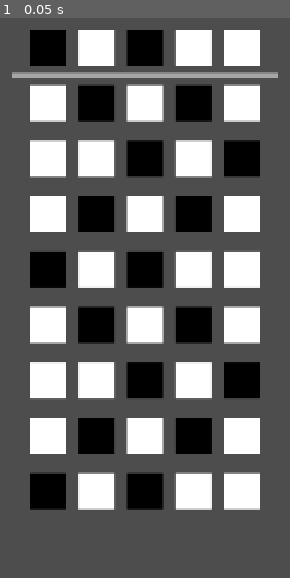
Above: before the commit, frame 1.
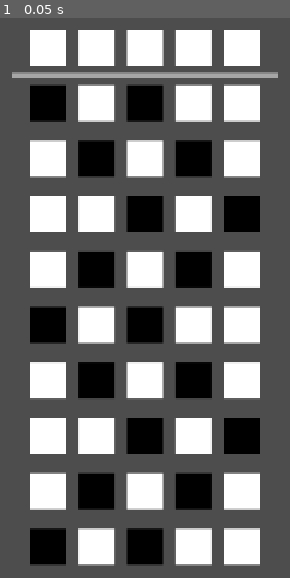
Above: after the commit, the same moment.

Repository: s53809/ArmyGodotProject
Game: Godot game, scene res://main.tscn
Same seed, same stepped clock (60 frames per second), same inputs: the game is played once before the commit and once after it.
Inputs:
- Up to frame 1 (0.05 s): no input

The runs differ from the first frame. In frame 1, 34% of the frame differs, in the area x 10-90%, y 2-98%.

Commit message:
09/02: 키뷰어를 만들었어요

Diff:
--- /dev/null
+++ b/GodotProject/godotpracticeproject/KeyViewer.gd
@@ -0,0 +1,29 @@
+extends Node2D
+
+var _childs: Array
+
+func _ready():
+	for i in range(5):
+		_childs.append(get_child(i))
+
+func _process(delta: float):
+	CheckInput()
+
+func CheckInput():
+	if Input.is_action_just_pressed("finger_1"): ColorChange(0, true)
+	if Input.is_action_just_pressed("finger_2"): ColorChange(1, true)
+	if Input.is_action_just_pressed("finger_3"): ColorChange(2, true)
+	if Input.is_action_just_pressed("finger_4"): ColorChange(3, true)
+	if Input.is_action_just_pressed("finger_5"): ColorChange(4, true)
+
+	if Input.is_action_just_released("finger_1"): ColorChange(0, false)
+	if Input.is_action_just_released("finger_2"): ColorChange(1, false)
+	if Input.is_action_just_released("finger_3"): ColorChange(2, false)
+	if Input.is_action_just_released("finger_4"): ColorChange(3, false)
+	if Input.is_action_just_released("finger_5"): ColorChange(4, false)
+
+func ColorChange(index: int, isKeyPressed: bool):
+	var c: Color
+	if isKeyPressed: c = Color(0, 0, 0)
+	else: c = Color(1, 1, 1)
+	_childs[index].self_modulate = c
--- a/GodotProject/godotpracticeproject/Scripts/MainGame.gd
+++ b/GodotProject/godotpracticeproject/Scripts/MainGame.gd
@@ -37,6 +37,7 @@
 # ---------- MainGameFunc ---------
 func ClearEvent():
 	if !_isStarted: return
+	_curStep = 0 #이건 임시로 해둔 것
 	emit_signal("Clear")
 	_isStarted = false
 
--- a/GodotProject/godotpracticeproject/main.tscn
+++ b/GodotProject/godotpracticeproject/main.tscn
@@ -1,8 +1,9 @@
-[gd_scene load_steps=4 format=3 uid="uid://de1632awdahvk"]
+[gd_scene load_steps=5 format=3 uid="uid://de1632awdahvk"]
 
 [ext_resource type="Script" uid="uid://cn5igc36myfqi" path="res://Scripts/MainGameTest.gd" id="1_ig7tw"]
 [ext_resource type="Script" uid="uid://c7kkjnsi7bn22" path="res://Scripts/Hands.gd" id="2_h2yge"]
 [ext_resource type="Texture2D" uid="uid://1aa0x88mpmfb" path="res://Resources/WhiteSquare.png" id="4_1bvp3"]
+[ext_resource type="Script" uid="uid://enb8mumd0dx" path="res://KeyViewer.gd" id="4_lquwl"]
 
 [node name="Node2D" type="Node2D"]
 
@@ -13,11 +14,39 @@
 hand = NodePath("../Hands")
 
 [node name="Hands" type="Node2D" parent="."]
-position = Vector2(0, -200)
+position = Vector2(0, -160)
 script = ExtResource("2_h2yge")
 
-[node name="Line" type="Sprite2D" parent="Hands"]
+[node name="Line" type="Sprite2D" parent="."]
 modulate = Color(1, 1, 1, 0.498039)
-position = Vector2(0, 20)
+position = Vector2(0, -180)
 scale = Vector2(1.5, 0.03)
 texture = ExtResource("4_1bvp3")
+
+[node name="KeyViewer" type="Node2D" parent="."]
+position = Vector2(0, -200)
+script = ExtResource("4_lquwl")
+
+[node name="Finger_1" type="Sprite2D" parent="KeyViewer"]
+position = Vector2(-70, 0)
+scale = Vector2(0.2, 0.2)
+texture = ExtResource("4_1bvp3")
+
+[node name="Finger_2" type="Sprite2D" parent="KeyViewer"]
+position = Vector2(-35, 0)
+scale = Vector2(0.2, 0.2)
+texture = ExtResource("4_1bvp3")
+
+[node name="Finger_3" type="Sprite2D" parent="KeyViewer"]
+scale = Vector2(0.2, 0.2)
+texture = ExtResource("4_1bvp3")
+
+[node name="Finger_4" type="Sprite2D" parent="KeyViewer"]
+position = Vector2(35, 0)
+scale = Vector2(0.2, 0.2)
+texture = ExtResource("4_1bvp3")
+
+[node name="Finger_5" type="Sprite2D" parent="KeyViewer"]
+position = Vector2(70, 0)
+scale = Vector2(0.2, 0.2)
+texture = ExtResource("4_1bvp3")
Not shown, added: GodotProject/godotpracticeproject/KeyViewer.gd.uid
